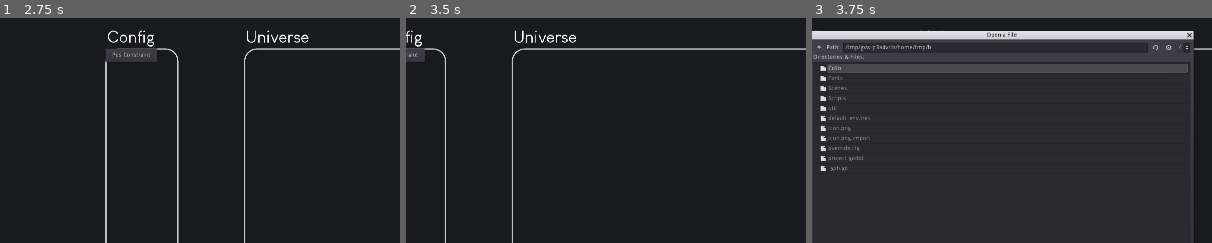
Above: before the commit, frames 1-3 (left to right).
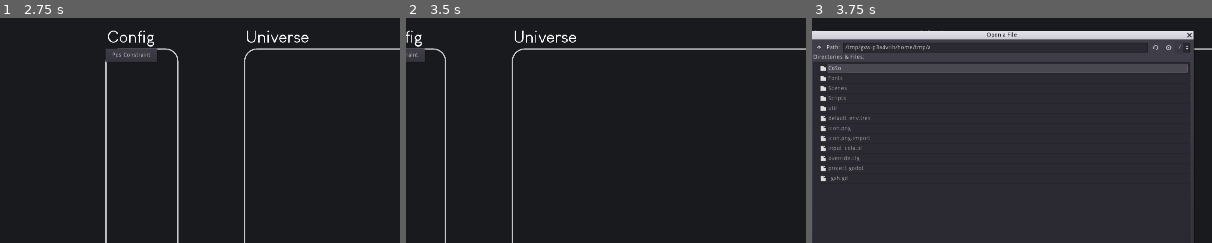
Above: after the commit, the same moments.

Repository: Mickaly13X/wv_project
Game: Godot game, scene res://Scenes/Main.tscn
The game is run twice, just before and just after one commit, with the same random seed, the same clock (stepped at 60 frames per second) and the same inputs.
Inputs (mouse positions are % of the whole screen's width and height, from its top left):
- Up to frame 1 (2.75 s): click "Run" at 0.5 s; click ">" at 1.25 s; click (8, 52) at 2.02 s; type "12" at 2.1 s
- Up to frame 2 (3.5 s): click "<" at 2.75 s
- Up to frame 3 (3.75 s): click "Import" at 3.5 s
The pictures show only the part of the screen within x 26-76%, y 18-68%; the shares and areas given below are measured in that part.

Frames 1-2 are identical in both runs. In frame 3, 0.3% of the frame differs, in the area x 2-30%, y 12-73%.

Commit message:
Fixed #9 #8

Diff:
--- a/Visualizer/Scripts/Main.gd
+++ b/Visualizer/Scripts/Main.gd
@@ -335,7 +335,7 @@
 
 func run():
 
-	#create_cola_file()
+	create_cola_file()
 	var sol = fetch("coso")
 	#show_message("Solution is " + sol[0])
 #	if Config.get_size() ==  0:
--- a/Visualizer/Scripts/classes.gd
+++ b/Visualizer/Scripts/classes.gd
@@ -205,6 +205,7 @@
 			cola += dom.to_cola()
 			cola += "\n"
 
+		config.set_formula(universe_formula)
 		cola += config.to_cola()
 
 		return cola
@@ -339,7 +340,8 @@
 	var config_name
 	var type
 	var type_string_list = ["","",""]
-	var domain
+	var formula
+	var domain : Domain
 
 	func _init(_name = "config", _size = 1, _type = "", _domain = null):
 
@@ -401,9 +403,17 @@
 		domain = _domain
 
 
+	func get_formula() -> String:
+		return formula
+
+
+	func set_formula(f : String):
+		self.formula = f
+
+
 	func to_cola() -> String:
 
-		var cola = "{c} in {h0}{h1}{d}{h2};".format({"c":config_name,"d":domain, "h0":type_string_list[0], "h1":type_string_list[1], "h2":type_string_list[2]})
+		var cola = "{c} in {h0}{h1}{u}{h2};".format({"c":config_name,"u":formula, "h0":type_string_list[0], "h1":type_string_list[1], "h2":type_string_list[2]})
 		cola += "\n#{c} = {s};".format({"c":config_name, "s":size})
 
 		return cola
Not shown, changed: .DS_Store
Not shown, changed: Visualizer/input_cola.pl
